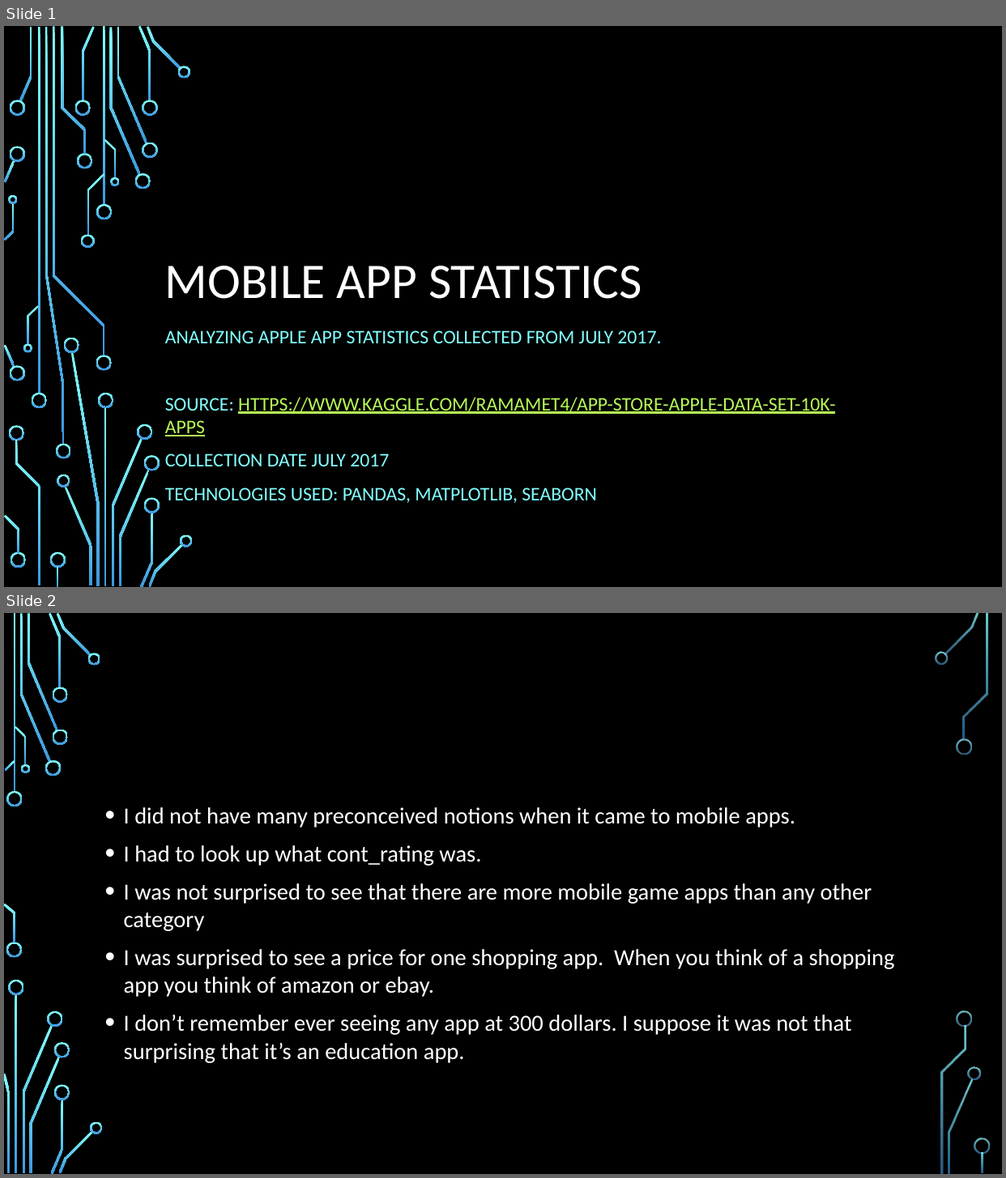
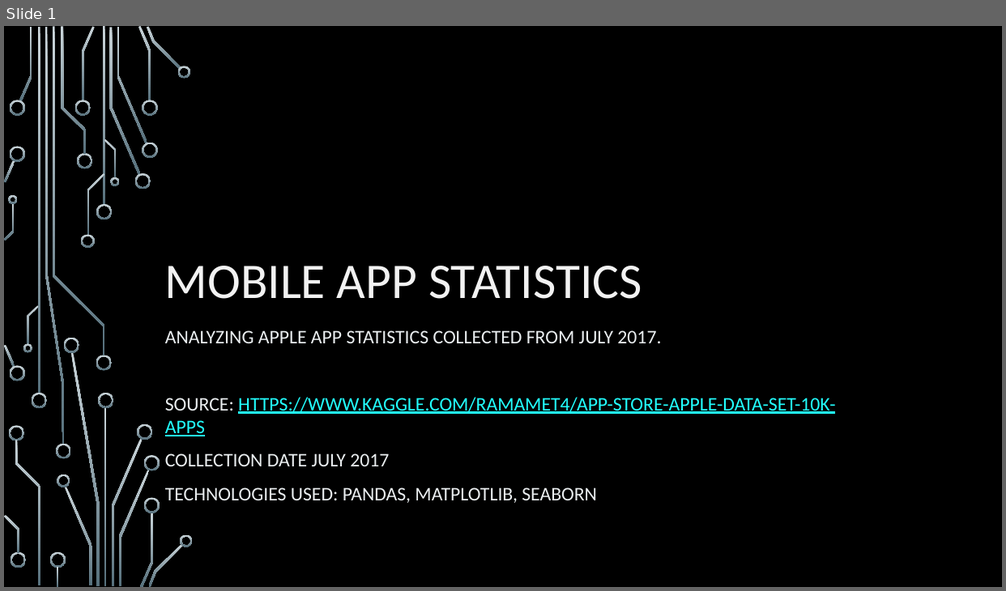
Before and after one commit to EmpressBelless/AppleDataSet, a slide deck: AppleApps2017.pptx. Shown one above the other, each under a label of ours: slides 1 and 2 before the commit, slide 1 after it. The pictures are 1006x1178 and 1006x591 pixels, drawn with LibreOffice and Linux fonts; fonts in the diff are those of the drawing; background and template pictures are left out. Boxes give left, top, right and bottom in pixels: in the first picture for what was removed or moved away, otherwise in the second. Text is boxed around its words. In the diff, an @@ line names an element or a change of style, - is before the commit and + after.

```diff
--- a/AppleApps2017.pptx
+++ b/AppleApps2017.pptx
@@ slide 2 removed at box(4, 613, 1002, 1174), background picture (left out) @@
@@ text removed at box(124, 807, 895, 1063) @@
-• I did not have many preconceived notions when it came to mobile apps.
-• I had to look up what cont_rating was.
-• I was not surprised to see that there are more mobile game apps than any other category
-• I was surprised to see a price for one shopping app. When you think of a shopping app you think of amazon or ebay.
-• I don’t remember ever seeing any app at 300 dollars. I suppose it was not that surprising that it’s an education app.
@@ group removed at box(4, 613, 990, 1174): 33 freeform shapes, 3 rectangles @@
@@ slide 1 changed as well @@
@@ fill gradient #82FFFF to #3D97DE to gradient #CAD5DA to #56707C in 54 elements at box(96, 204, 112, 220), box(96, 356, 112, 371), box(38, 27, 40, 394), box(31, 393, 47, 408), box(19, 27, 32, 101), box(109, 28, 140, 175), box(135, 173, 151, 189), box(117, 27, 147, 143), box(138, 26, 151, 101), box(142, 142, 157, 158), box(142, 100, 157, 116), box(147, 27, 181, 70), box(177, 66, 191, 78), box(82, 27, 95, 101), box(75, 100, 91, 116), box(77, 153, 92, 169), box(65, 486, 92, 586), box(57, 475, 70, 487), box(9, 100, 25, 116), box(4, 345, 15, 367), box(9, 366, 25, 382), box(4, 160, 15, 183), box(9, 147, 25, 162), box(61, 27, 87, 154), box(9, 426, 24, 442), box(15, 440, 40, 585), box(49, 552, 66, 568), box(57, 567, 58, 587), box(10, 552, 26, 568), box(4, 515, 19, 554), box(87, 173, 104, 236), box(81, 235, 95, 248), box(53, 27, 105, 356), box(104, 139, 117, 178), box(110, 177, 119, 186), box(27, 306, 39, 345), box(23, 344, 32, 353), box(5, 203, 14, 240), box(9, 195, 18, 204), box(104, 408, 107, 587), box(112, 438, 143, 586), box(98, 393, 114, 408), box(71, 352, 100, 587), box(64, 337, 79, 353), box(138, 425, 153, 440), box(119, 470, 150, 587), box(140, 513, 153, 587), box(144, 456, 160, 472), box(144, 497, 160, 514), box(148, 544, 183, 587), box(180, 535, 193, 547), box(45, 27, 65, 445), box(56, 444, 70, 459), box(103, 27, 105, 206) @@
@@ title "MOBILE APP STATISTICS" at box(165, 266, 642, 299): text colour #FFFFFF to #F2F2F2 @@
@@ subtitle "ANALYZING APPLE APP STATISTICS COLLECTED ..." at box(165, 331, 835, 503): text colour #82FFFF to #EAEEF0 in "ANALYZING APPLE APP STATISTICS COLLECTED FROM JULY ...", "SOURCE:", "COLLECTION DATE JULY 2017", "TECHNOLOGIES USED: PANDAS, MATPLOTLIB, SEABORN"; text colour #B8FA56 to #22FFFF in "HTTPS://WWW.KAGGLE.COM/RAMAMET4/APP-STORE-APPLE-DATA-SET-10K ..." @@
```
Also in this commit, not shown: 6 other slides changed, 4 slides added, 9 other slides removed, 8 other files.
